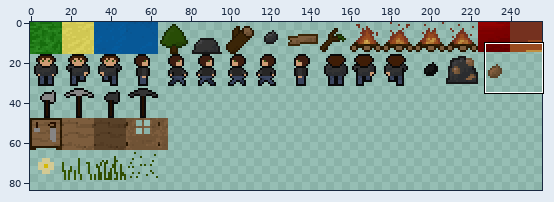
Edited in one commit: sprite sheet (assets/spritesheet.png). Above: a wide view before the commit, with the close-up outlined.
Close-up. Earlier state:
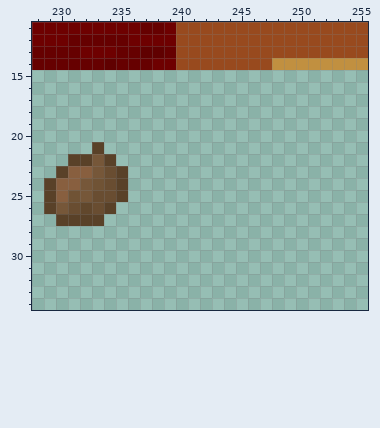
The file is 256x256 pixels. Pixels under 10% opacity are left out. Colours within 5 levels of each other are drawn and written as one. Shown: x 228..255, y 11..34. The wide view leaves out empty margins. The commit also changed other parts of the picture, which this record leaves out.
The result:
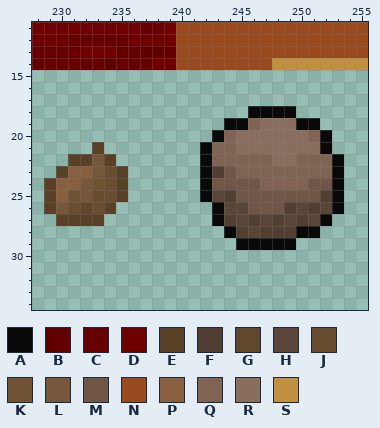
Palette (. is transparent): A #090909  B #600000  C #660000  D #6e0000  E #594128  F #523f33  G #61472c  H #5a4639  J #694d31  K #705335  L #765739  M #705646  N #984a1e  P #885f3f  Q #7f6453  R #896e5d  S #c19040
The exact change:
Colour A is added in row 18 at x 246 to 249; in row 19 at x 244 to 245 and 250 to 251; in row 20 at x 243 and 252; in row 21 at x 242 and 252; in rows 22 to 25 at x 242 and 253; in row 26 at x 243 and 253.
Colour A is added in row 27 at x 243 and 252; in row 28 at x 244 and 250 to 251; in row 29 at x 245 to 249.
Colour F is added in row 23 at x 243; in row 25 at x 244 and 252; in row 26 at x 249 and 251; in row 27 at x 244, 246, 248 and 250; in row 28 at x 245 and 247 to 249.
Colour H is added in row 25 at x 243; in row 26 at x 244 to 245, 250 and 252; in row 27 at x 245, 247, 249 and 251; in row 28 at x 246.
Colour M is added in row 23 at x 244; in row 24 at x 243 to 246 and 251 to 252; in row 25 at x 245 to 251; in row 26 at x 246 to 248.
Colour Q is added in row 19 at x 246; in row 20 at x 244 and 251; in row 21 at x 243 to 244; in row 22 at x 243 to 247 and 250 to 252; in row 23 at x 245 to 252; in row 24 at x 247 to 250.
Colour R is added in row 19 at x 247 to 249; in row 20 at x 245 to 250; in row 21 at x 245 to 251; in row 22 at x 248 to 249.
Where, in picture pixels (left, top, right, bottom), the same in both close-ups:
added: (200, 106, 344, 250)
